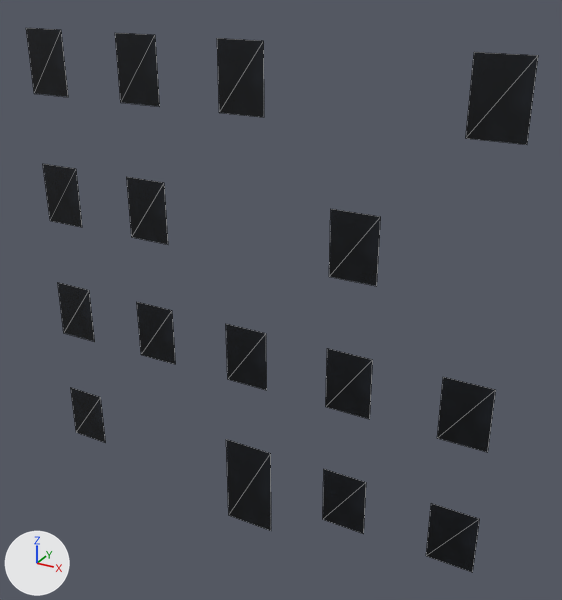
A saved change to the OBJ model resources/blender/zombie_street/Street_BlockR2_Glass.obj.
The view is the same before and after, from a 50 mm camera at (8.46, -13.94, 12.76) aimed at (0.65, 0.27, 5.66). The axes (+X, +Y, +Z) are drawn at lower left. The lights are the same throughout. The picture after the commit comes second. Mesh edges are drawn as thin lines. Where no turn or scale is listed for an object, it has been applied to the vertices.

Before the edit, the objects in view are built like this:
```python
me_street_blockr2_glass = bpy.data.meshes.new('Street_BlockR2_Glass')
me_street_blockr2_glass.from_pydata(...)  # 64 vertices, 32 faces; spans x -5.74..5.74, y -0.23..-0.22, z -0.55..11.3
me_street_blockr2_glass.materials.append(mat_windowglass)  # picture img_windowglassdark_png
ob_street_blockr2_glass = bpy.data.objects.new('Street_BlockR2_Glass', me_street_blockr2_glass)
ob_street_blockr2_glass.location = (0.0, 0.0, 0.0)
```
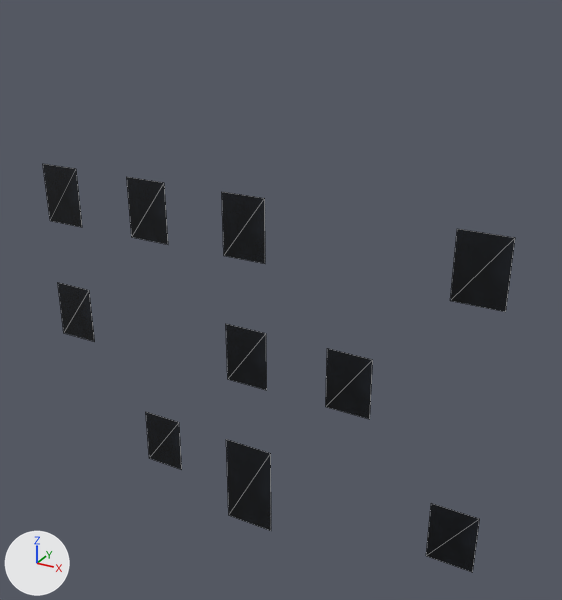
Scene script edits in JSON lines:
```json
{"block": "me_street_blockr2_glass", "where": "# used by ob_street_blockr2_glass; location = (0.0, 0.0, 0.0)"}
{"op": "remove", "block": "me_street_blockr2_glass", "code": "me_street_blockr2_glass.from_pydata(...)  # 64 vertices, 32 faces; spans x -5.74..5.74, y -0.23..-0.22, z -0.55..11.3"}
{"op": "add", "block": "me_street_blockr2_glass", "code": "me_street_blockr2_glass.from_pydata(...)  # 40 vertices, 20 faces; spans x -5.74..5.74, y -0.23..-0.22, z -0.55..8.15"}
{"block": "me_street_blockr2_glass", "change": "me_street_blockr2_glass part 1: the loose piece of 4 vertices spanning x -5.74..-4.66, y -0.22, z 0.38..1.85 is moved by (2.6, 0.0, 0.0)"}
{"block": "me_street_blockr2_glass", "change": "me_street_blockr2_glass part 2: the loose piece of 4 vertices spanning x 2.07..3.13, y -0.22, z 6.68..8.15 is moved by (-2.6, 0.0, 0.0)"}
{"block": "me_street_blockr2_glass", "change": "me_street_blockr2_glass part 3: the loose piece of 4 vertices spanning x 4.66..5.74, y -0.22, z 3.53..5.0 is moved by (0.0, 0.0, 3.15)"}
{"block": "me_street_blockr2_glass", "change": "me_street_blockr2_glass part 4: 6 loose pieces with 24 vertices, spanning x -5.74..5.74, y -0.22, z 0.38..11.3, are deleted"}
```

Pixel boxes [x1, y1, x2, y2] of what changed, in the pictures (562 x 600 px; the box of a moved part takes in the faces that stretch with it):
```json
{"object": "Street_BlockR2_Glass", "change": "reshaped", "before": [26, 28, 538, 572], "after": [43, 164, 515, 572], "on screen": "8% narrower, 25% shorter"}
{"part": 1, "of": "me_street_blockr2_glass", "change": "moved or reshaped", "before": [71, 388, 105, 442], "after": [146, 412, 182, 470]}
{"part": 2, "of": "me_street_blockr2_glass", "change": "moved or reshaped", "before": [329, 209, 381, 286], "after": [222, 192, 265, 264]}
{"part": 3, "of": "me_street_blockr2_glass", "change": "moved or reshaped", "before": [437, 377, 496, 452], "after": [450, 229, 515, 312]}
{"part": 4, "of": "me_street_blockr2_glass", "change": "deleted", "before": [26, 28, 538, 534]}
```
